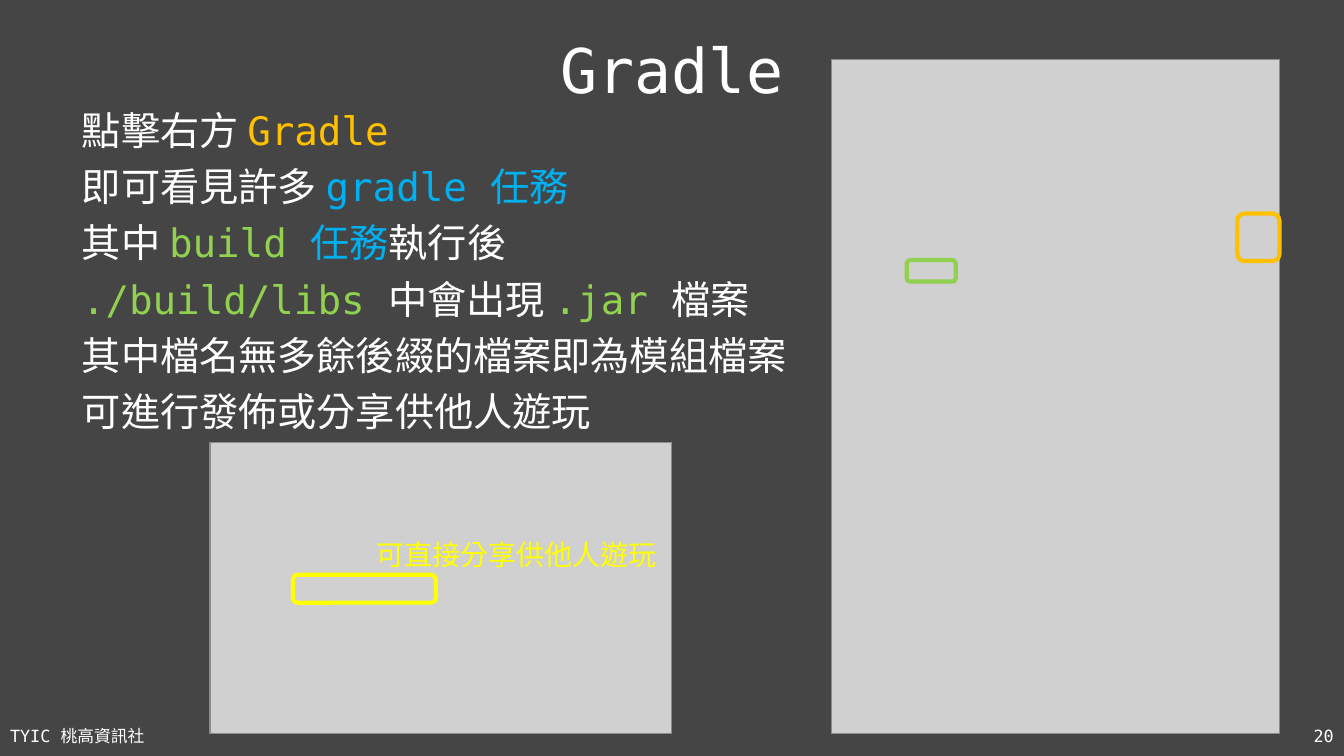
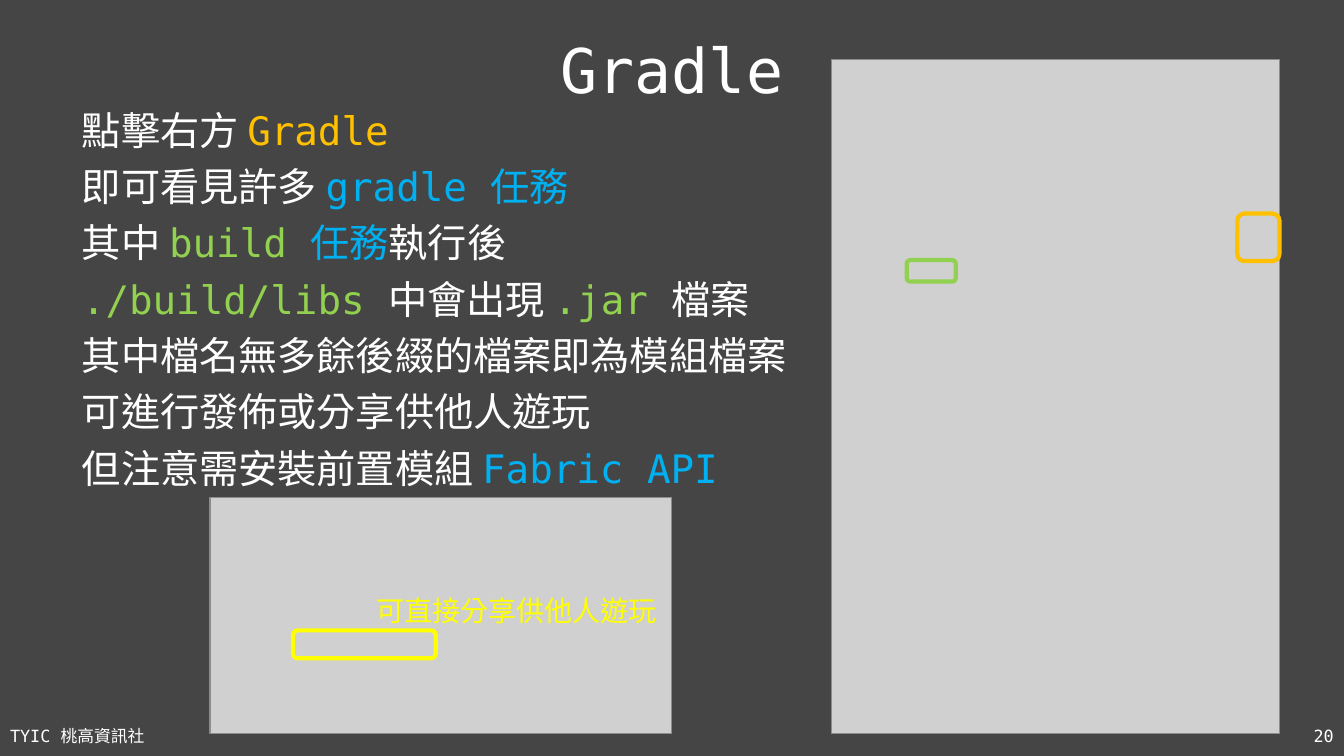
Before and after one commit to TYSHIC/slides, a slide deck: slide 20 of ppt/50_Java 專案：前置作業.pptx. Drawn at 1344x756 pixels with LibreOffice and Linux fonts; fonts in the diff are those of the drawing; grey boxes stand for pictures. Boxes give left, top, right and bottom in pixels: in the first picture for what was removed or moved away, otherwise in the second. Text is boxed around its words. In the diff, an @@ line names an element or a change of style, - is before the commit and + after.

```diff
--- a/ppt/50_Java 專案：前置作業.pptx
+++ b/ppt/50_Java 專案：前置作業.pptx
@@ text at (82, 450, 718, 486): paragraph added @@
+但注意需安裝前置模組 Fabric API
@@ picture: place and size @@
-picture at (210, 443, 671, 734)
+picture at (210, 498, 671, 734)
@@ text "可直接分享供他人遊玩": place and size @@
-text "可直接分享供他人遊玩" at (376, 541, 656, 573)
+text "可直接分享供他人遊玩" at (376, 597, 656, 629)
@@ rounded rectangle: place and size @@
-rounded rectangle at (293, 575, 437, 603)
+rounded rectangle at (293, 630, 437, 658)
```
Also in this commit, not shown: 1 other slide changed, 1 slide added, 4 other files.
